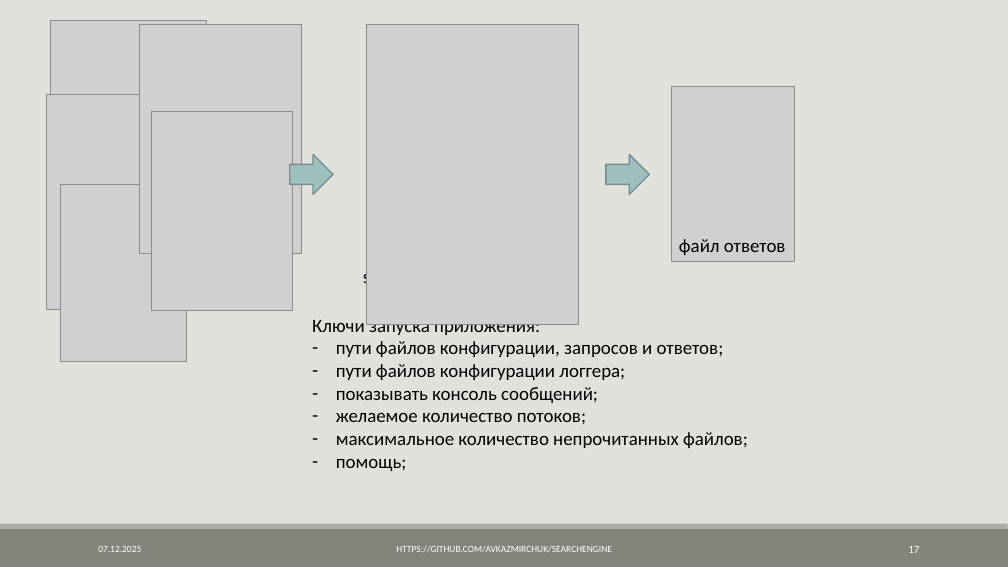
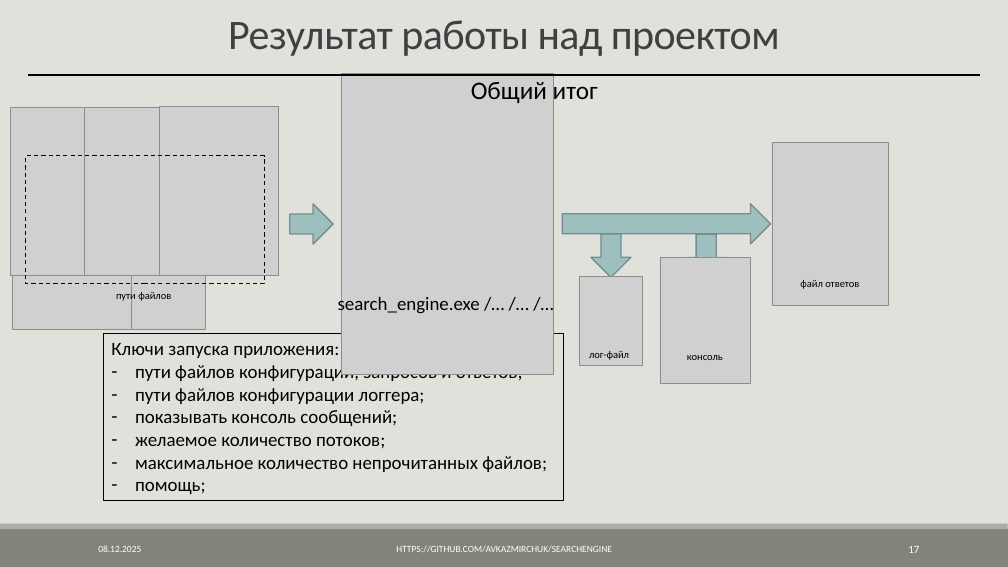
Before and after one commit to AVKazmirchuk/SearchEngine, a slide deck: slide 17 of presentation/защита.pptx. Drawn at 1008x567 pixels with LibreOffice and Linux fonts; fonts in the diff are those of the drawing; grey boxes stand for pictures. Boxes give left, top, right and bottom in pixels: in the first picture for what was removed or moved away, otherwise in the second. Text is boxed around its words. In the diff, an @@ line names an element or a change of style, - is before the commit and + after.

```diff
--- a/presentation/защита.pptx
+++ b/presentation/защита.pptx
@@ picture removed at bbox=[139, 24, 301, 253] @@
@@ text added at bbox=[228, 20, 780, 56], 40 pt, text #404040 @@
+Результат работы над проектом
@@ line added from (29, 75) to (981, 75), #000000 2 pt @@
@@ picture: place and size @@
-picture at bbox=[366, 24, 578, 324]
+picture at bbox=[342, 74, 554, 374]
@@ text added at bbox=[471, 79, 598, 106], 24 pt, text #000000 @@
+Общий итог
@@ picture: place and size @@
-picture at bbox=[51, 20, 206, 240]
+picture at bbox=[11, 107, 129, 276]
@@ picture: place and size @@
-picture at bbox=[46, 94, 199, 309]
+picture at bbox=[85, 107, 203, 275]
@@ picture: place and size @@
-picture at bbox=[60, 184, 186, 361]
+picture at bbox=[160, 107, 278, 275]
@@ picture: place and size @@
-picture at bbox=[671, 87, 795, 262]
+picture at bbox=[773, 142, 889, 306]
@@ picture: place and size @@
-picture at bbox=[152, 112, 293, 311]
+picture at bbox=[12, 161, 131, 330]
@@ rectangle added at bbox=[26, 156, 264, 284], outline #000000 1 pt dashed @@
@@ picture added at bbox=[86, 161, 205, 330] @@
@@ right arrow: place and size @@
-right arrow at bbox=[290, 154, 333, 194]
+right arrow at bbox=[290, 204, 333, 244]
@@ right arrow: place and size @@
-right arrow at bbox=[606, 154, 649, 194]
+right arrow at bbox=[563, 204, 771, 244]
@@ right arrow added at bbox=[591, 234, 631, 278], fill #9DBFBE, outline #748D8D 1.25 pt @@
@@ right arrow added at bbox=[686, 234, 726, 278], fill #9DBFBE, outline #748D8D 1.25 pt @@
@@ picture added at bbox=[661, 257, 750, 383] @@
@@ text added at bbox=[116, 290, 171, 302], 10 pt, text #000000 @@
+пути файлов
@@ text "search_engine.exe /… /… /…": place and size @@
-text "search_engine.exe /… /… /…" at bbox=[363, 268, 505, 289]
+text "search_engine.exe /… /… /…" at bbox=[338, 295, 480, 316]
@@ picture added at bbox=[579, 277, 643, 366] @@
@@ text "файл ответов": place and size @@
-text "файл ответов" at bbox=[679, 239, 786, 255]
+text "файл ответов" at bbox=[800, 280, 859, 289]
@@ text "файл ответов" at bbox=[800, 280, 859, 289]: size 18 to 10 pt @@
@@ rectangle "Ключи запуска приложения:": place and size @@
-rectangle "Ключи запуска приложения:" at bbox=[312, 320, 748, 471]
+rectangle "Ключи запуска приложения:" at bbox=[104, 333, 564, 501]
@@ rectangle "Ключи запуска приложения:" at bbox=[104, 333, 564, 501]: outline none to #000000 0.75 pt @@
@@ text added at bbox=[589, 351, 629, 360], 10 pt, text #000000 @@
+лог-файл
@@ text added at bbox=[687, 355, 723, 360], 10 pt, text #000000 @@
+консоль
```
Also in this commit, not shown: 25 other slides changed, 6 other files.
